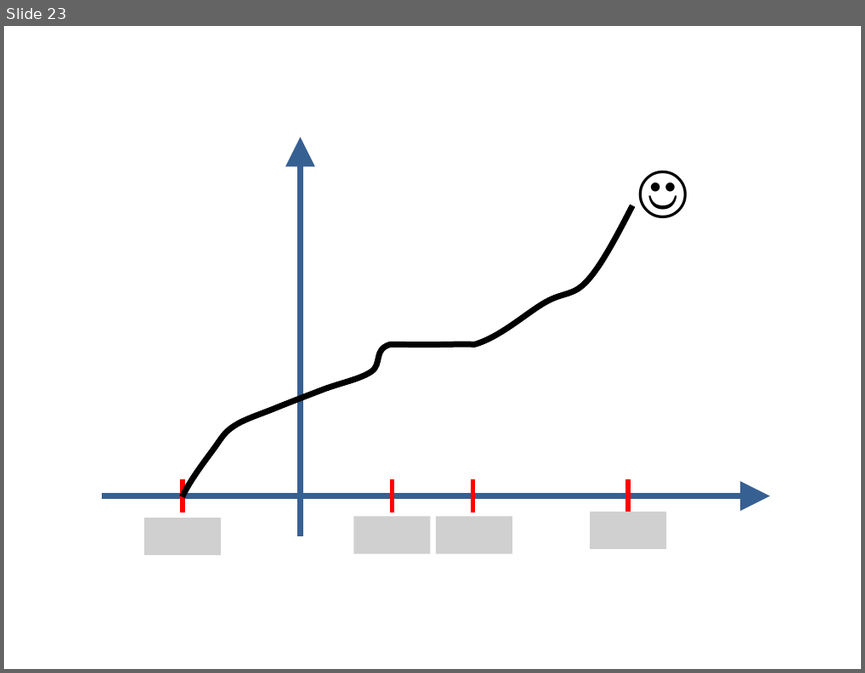
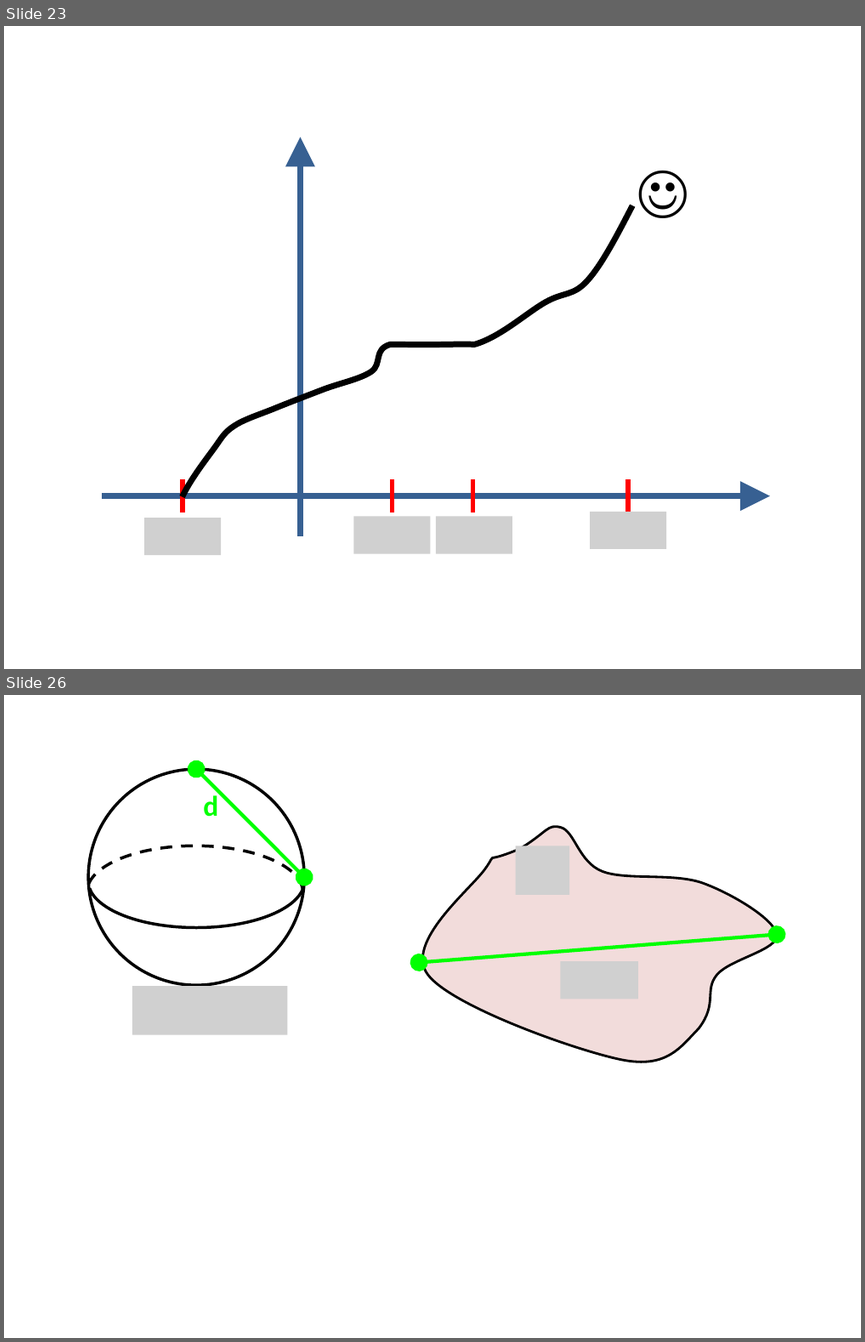
Before and after one commit to lutteropp/GeoTopo, a slide deck: images/Bilder.pptx. Shown one above the other, each under a label of ours: slide 23 before the commit, slides 23 and 26 after it; the slides between them are not shown. The pictures are 865x673 and 865x1342 pixels, drawn with LibreOffice and Linux fonts; fonts in the diff are those of the drawing; grey boxes stand for pictures. Boxes give left, top, right and bottom in pixels: in the first picture for what was removed or moved away, otherwise in the second. Text is boxed around its words. In the diff, an @@ line names an element or a change of style, - is before the commit and + after.

```diff
--- a/images/Bilder.pptx
+++ b/images/Bilder.pptx
@@ slide 26 added at box(4, 695, 861, 1338), background #FFFFFF @@
@@ ellipse added at box(88, 769, 304, 985), outline #000000 2.5 pt @@
@@ double arrow added from (196, 769) to (304, 877), #00FF00 3 pt @@
@@ text added at box(203, 793, 218, 817), 24 pt, text #00FF00, bold @@
+d
@@ freeform shape added at box(406, 798, 792, 1091), fill #F2DCDB, outline #000000 2 pt @@
@@ arc (boxed as its full ellipse) added at box(87, 845, 303, 938), outline #000000 2.5 pt dashed @@
@@ arc (boxed as its full ellipse) added at box(88, 834, 304, 927), outline #000000 2.5 pt @@
@@ picture added at box(516, 845, 569, 895) @@
@@ double arrow added from (419, 962) to (777, 934), #00FF00 3 pt @@
@@ picture added at box(560, 961, 638, 999) @@
@@ picture added at box(132, 986, 288, 1034) @@
```
Also in this commit, not shown: 1 slide changed, 9 other slides added, 13 other files.
